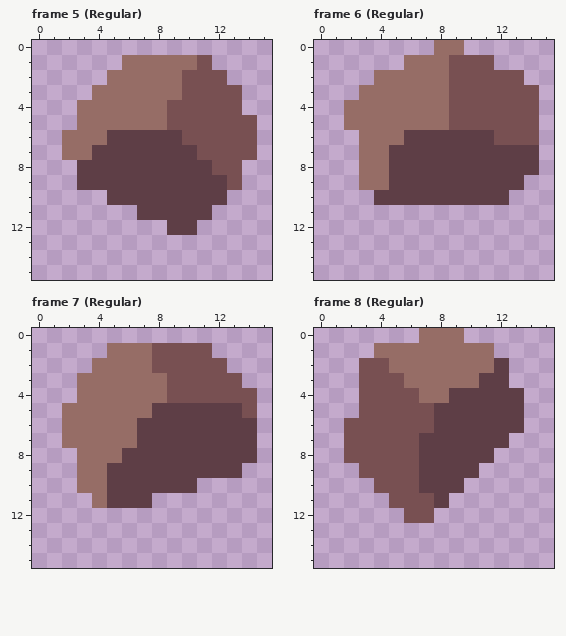
Pixel-art file -- assets_builders/Art/Rocks.ase. The first picture shows the starting point.
16x16 pixels, 17 frames. Shown: frame 5 (Regular), frame 6 (Regular), frame 7 (Regular), frame 8 (Regular). The commit also changed other frames, which this record leaves out.
Now the later version:
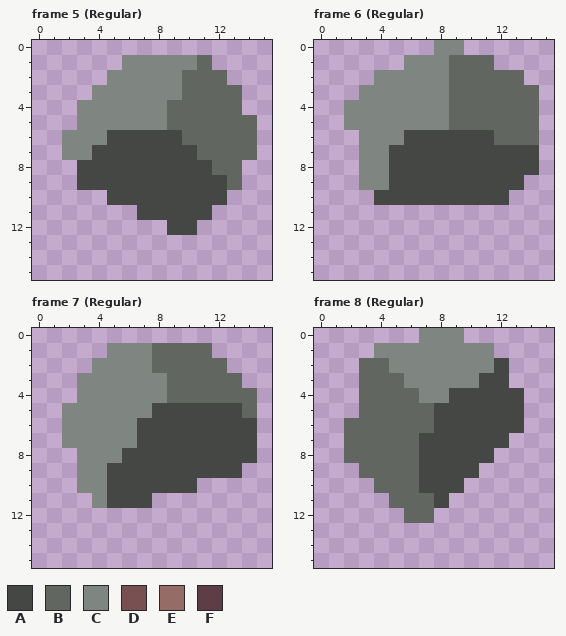
Palette (. is transparent): A #444743  B #616661  C #7f8580  D #785052  E #966d66  F #5e3e46
The commit says: Created rocks sprites and bkg shader.
From old to new:
Changed rows in their new state; - is an unchanged pixel.
Frame 5 (Regular):
first column x 2:
 1 ----CCCCCB---
 2 ---CCCCCBBB--
 3 --CCCCCCBBBB-
 4 -CCCCCCBBBBB-
 5 -CCCCCCBBBBBB
 6 CCCAAAAABBBBB
 7 CCAAAAAAABBBB
 8 -AAAAAAAAABB-
 9 -AAAAAAAAAAB-
10 ---AAAAAAAA--
11 -----AAAAA---
12 -------AA----
Frame 6 (Regular):
first column x 2:
 0 ------CC-----
 1 ----CCCBBB---
 2 --CCCCCBBBBB-
 3 -CCCCCCBBBBBB
 4 CCCCCCCBBBBBB
 5 CCCCCCCBBBBBB
 6 -CCCAAAAAABBB
 7 -CCAAAAAAAAAA
 8 -CCAAAAAAAAAA
 9 -CCAAAAAAAAA-
10 --AAAAAAAAA--
Frame 7 (Regular):
first column x 2:
 1 ---CCCBBBB---
 2 --CCCCBBBBB--
 3 -CCCCCCBBBBB-
 4 -CCCCCCBBBBBB
 5 CCCCCCAAAAAAB
 6 CCCCCAAAAAAAA
 7 CCCCCAAAAAAAA
 8 -CCCAAAAAAAAA
 9 -CCAAAAAAAAA-
10 -CCAAAAAA----
11 --CAAA-------
Frame 8 (Regular):
first column x 2:
 0 -----CCC----
 1 --CCCCCCCC--
 2 -BBCCCCCCCA-
 3 -BBBCCCCCAA-
 4 -BBBBCCAAAAA
 5 -BBBBBAAAAAA
 6 BBBBBBAAAAAA
 7 BBBBBAAAAAA-
 8 BBBBBAAAAA--
 9 -BBBBAAAA---
10 --BBBAAA----
11 ---BBBA-----
12 ----BB------
Changed places in both pictures, as pixel boxes (x1, y1, x2, y2):
changed: (62, 55, 257, 235)
changed: (344, 40, 539, 205)
changed: (62, 343, 257, 508)
changed: (344, 328, 524, 523)
